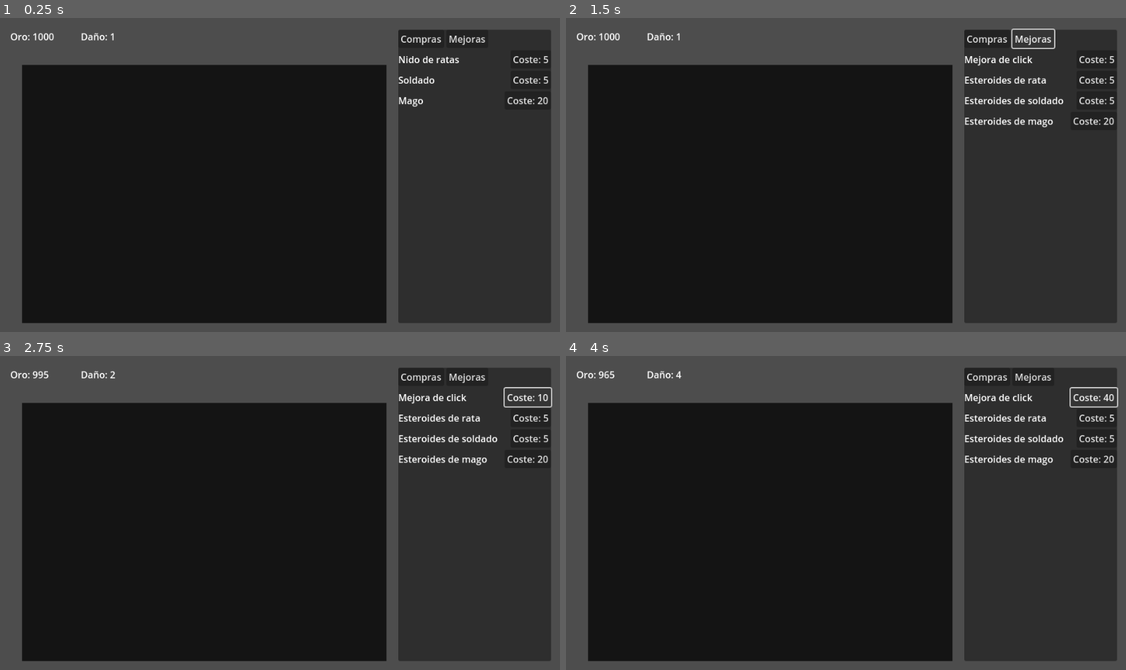
Above: before the commit, frames 1-4 (two rows, left to right).
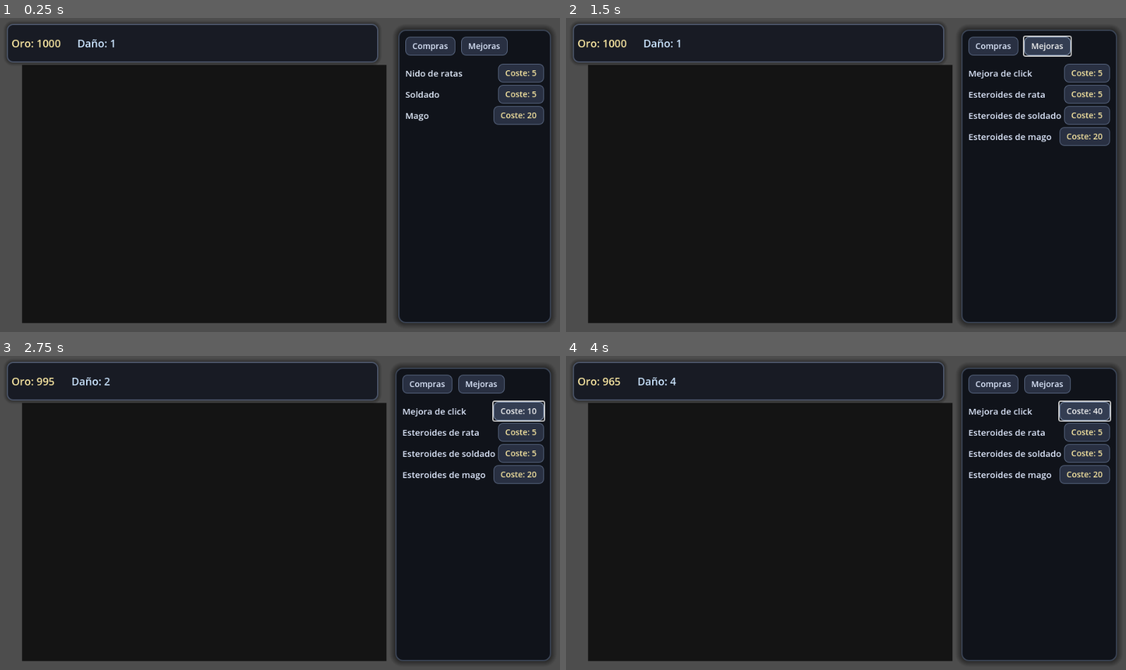
Above: after the commit, the same moments.

Repository: sbg93/Prueba
Game: Godot game, scene res://scenes/Main.tscn
Same seed, same stepped clock (60 frames per second), same inputs: the game is played once before the commit and once after it.
Inputs:
- Up to frame 1 (0.25 s): no input
- Up to frame 2 (1.5 s): click "Compras" at 0.5 s; click "Mejoras" at 1.25 s
- Up to frame 3 (2.75 s): click "Coste: 5" at 2 s
- Up to frame 4 (4 s): click "Coste: 10" at 2.75 s; click "Coste: 20" at 3.5 s

The runs differ from the first frame. In frame 1, 32% of the frame differs, in the area x 1-99%, y 1-98%; in frame 2, 33%; in frame 3, 32%; in frame 4, 32%.

Commit message:
Polish HUD styling

Diff:
--- a/scenes/Main.tscn
+++ b/scenes/Main.tscn
@@ -1,6 +1,106 @@
-[gd_scene load_steps=2 format=3 uid="uid://wyvqlr8vokud"]
+[gd_scene load_steps=8 format=3 uid="uid://wyvqlr8vokud"]
 
 [ext_resource type="Script" uid="uid://cke0l5f01oc54" path="res://scripts/Game.gd" id="1"]
+
+[sub_resource type="StyleBoxFlat" id="1"]
+bg_color = Color(0.09, 0.1, 0.14, 0.95)
+border_width_left = 2
+border_width_top = 2
+border_width_right = 2
+border_width_bottom = 2
+border_color = Color(0.3, 0.34, 0.42, 1)
+corner_radius_top_left = 10
+corner_radius_top_right = 10
+corner_radius_bottom_left = 10
+corner_radius_bottom_right = 10
+expand_margin_left = 6
+expand_margin_top = 6
+expand_margin_right = 6
+expand_margin_bottom = 6
+shadow_color = Color(0, 0, 0, 0.35)
+shadow_size = 6
+
+[sub_resource type="StyleBoxFlat" id="2"]
+bg_color = Color(0.06, 0.07, 0.1, 0.96)
+border_width_left = 2
+border_width_top = 2
+border_width_right = 2
+border_width_bottom = 2
+border_color = Color(0.24, 0.28, 0.35, 1)
+corner_radius_top_left = 12
+corner_radius_top_right = 12
+corner_radius_bottom_left = 12
+corner_radius_bottom_right = 12
+content_margin_left = 12
+content_margin_top = 12
+content_margin_right = 12
+content_margin_bottom = 12
+shadow_color = Color(0, 0, 0, 0.45)
+shadow_size = 10
+
+[sub_resource type="StyleBoxFlat" id="3"]
+bg_color = Color(0.16, 0.19, 0.26, 1)
+border_width_left = 1
+border_width_top = 1
+border_width_right = 1
+border_width_bottom = 1
+border_color = Color(0.38, 0.44, 0.55, 1)
+corner_radius_top_left = 8
+corner_radius_top_right = 8
+corner_radius_bottom_left = 8
+corner_radius_bottom_right = 8
+content_margin_left = 12
+content_margin_right = 12
+content_margin_top = 6
+content_margin_bottom = 6
+
+[sub_resource type="StyleBoxFlat" id="4"]
+bg_color = Color(0.2, 0.24, 0.32, 1)
+border_width_left = 1
+border_width_top = 1
+border_width_right = 1
+border_width_bottom = 1
+border_color = Color(0.6, 0.68, 0.8, 1)
+corner_radius_top_left = 8
+corner_radius_top_right = 8
+corner_radius_bottom_left = 8
+corner_radius_bottom_right = 8
+content_margin_left = 12
+content_margin_right = 12
+content_margin_top = 6
+content_margin_bottom = 6
+
+[sub_resource type="StyleBoxFlat" id="5"]
+bg_color = Color(0.12, 0.15, 0.22, 1)
+border_width_left = 1
+border_width_top = 1
+border_width_right = 1
+border_width_bottom = 1
+border_color = Color(0.32, 0.38, 0.5, 1)
+corner_radius_top_left = 8
+corner_radius_top_right = 8
+corner_radius_bottom_left = 8
+corner_radius_bottom_right = 8
+content_margin_left = 12
+content_margin_right = 12
+content_margin_top = 6
+content_margin_bottom = 6
+
+[sub_resource type="StyleBoxFlat" id="6"]
+bg_color = Color(0.1, 0.12, 0.16, 0.7)
+border_width_left = 1
+border_width_top = 1
+border_width_right = 1
+border_width_bottom = 1
+border_color = Color(0.2, 0.22, 0.28, 0.7)
+corner_radius_top_left = 8
+corner_radius_top_right = 8
+corner_radius_bottom_left = 8
+corner_radius_bottom_right = 8
+content_margin_left = 12
+content_margin_right = 12
+content_margin_top = 6
+content_margin_bottom = 6
 
 [node name="Main" type="Node2D"]
 script = ExtResource("1")
@@ -23,28 +123,38 @@
 grow_vertical = 2
 mouse_filter = 2
 
-[node name="GoldLabel" type="Label" parent="HUD/UIRoot"]
-layout_mode = 0
+[node name="TopBar" type="PanelContainer" parent="HUD/UIRoot"]
+layout_mode = 1
+anchors_preset = 10
+anchor_right = 1.0
 offset_left = 20.0
-offset_top = 20.0
-offset_right = 20.0
-offset_bottom = 20.0
+offset_top = 16.0
+offset_right = -320.0
+offset_bottom = 70.0
+theme_override_styles/panel = SubResource("1")
+
+[node name="TopBarContent" type="HBoxContainer" parent="HUD/UIRoot/TopBar"]
+layout_mode = 2
+theme_override_constants/separation = 28
+
+[node name="GoldLabel" type="Label" parent="HUD/UIRoot/TopBar/TopBarContent"]
+layout_mode = 2
+theme_override_colors/font_color = Color(0.97, 0.9, 0.63, 1)
+theme_override_font_sizes/font_size = 18
 text = "Oro: 0"
 
-[node name="ClickDamageLabel" type="Label" parent="HUD/UIRoot"]
-layout_mode = 0
-offset_left = 140.0
-offset_top = 20.0
-offset_right = 140.0
-offset_bottom = 20.0
+[node name="ClickDamageLabel" type="Label" parent="HUD/UIRoot/TopBar/TopBarContent"]
+layout_mode = 2
+theme_override_colors/font_color = Color(0.8, 0.9, 1, 1)
+theme_override_font_sizes/font_size = 18
 text = "Daño: 1"
 
-[node name="PlacementLabel" type="Label" parent="HUD/UIRoot"]
-layout_mode = 0
-offset_left = 20.0
-offset_top = 48.0
-offset_right = 20.0
-offset_bottom = 48.0
+[node name="PlacementLabel" type="Label" parent="HUD/UIRoot/TopBar/TopBarContent"]
+layout_mode = 2
+size_flags_horizontal = 3
+theme_override_colors/font_color = Color(0.88, 0.92, 0.98, 1)
+theme_override_font_sizes/font_size = 16
+horizontal_alignment = 2
 
 [node name="Sidebar" type="PanelContainer" parent="HUD/UIRoot"]
 layout_mode = 1
@@ -58,20 +168,35 @@
 offset_bottom = -20.0
 grow_horizontal = 0
 grow_vertical = 2
+theme_override_styles/panel = SubResource("2")
 
 [node name="SidebarContent" type="VBoxContainer" parent="HUD/UIRoot/Sidebar"]
 layout_mode = 2
+theme_override_constants/separation = 14
 
 [node name="TabButtons" type="HBoxContainer" parent="HUD/UIRoot/Sidebar/SidebarContent"]
 layout_mode = 2
 size_flags_horizontal = 3
+theme_override_constants/separation = 10
 
 [node name="PurchasesTabButton" type="Button" parent="HUD/UIRoot/Sidebar/SidebarContent/TabButtons"]
 layout_mode = 2
+theme_override_colors/font_color = Color(0.88, 0.92, 1, 1)
+theme_override_font_sizes/font_size = 14
+theme_override_styles/disabled = SubResource("6")
+theme_override_styles/hover = SubResource("4")
+theme_override_styles/normal = SubResource("3")
+theme_override_styles/pressed = SubResource("5")
 text = "Compras"
 
 [node name="UpgradesTabButton" type="Button" parent="HUD/UIRoot/Sidebar/SidebarContent/TabButtons"]
 layout_mode = 2
+theme_override_colors/font_color = Color(0.88, 0.92, 1, 1)
+theme_override_font_sizes/font_size = 14
+theme_override_styles/disabled = SubResource("6")
+theme_override_styles/hover = SubResource("4")
+theme_override_styles/normal = SubResource("3")
+theme_override_styles/pressed = SubResource("5")
 text = "Mejoras"
 
 [node name="PurchasesList" type="VBoxContainer" parent="HUD/UIRoot/Sidebar/SidebarContent"]
@@ -84,10 +209,18 @@
 [node name="RatNestLabel" type="Label" parent="HUD/UIRoot/Sidebar/SidebarContent/PurchasesList/RatNestRow"]
 layout_mode = 2
 size_flags_horizontal = 3
+theme_override_colors/font_color = Color(0.9, 0.94, 1, 1)
+theme_override_font_sizes/font_size = 15
 text = "Nido de ratas"
 
 [node name="RatNestBuyButton" type="Button" parent="HUD/UIRoot/Sidebar/SidebarContent/PurchasesList/RatNestRow"]
 layout_mode = 2
+theme_override_colors/font_color = Color(0.97, 0.9, 0.63, 1)
+theme_override_font_sizes/font_size = 14
+theme_override_styles/disabled = SubResource("6")
+theme_override_styles/hover = SubResource("4")
+theme_override_styles/normal = SubResource("3")
+theme_override_styles/pressed = SubResource("5")
 text = "5"
 
 [node name="SoldierRow" type="HBoxContainer" parent="HUD/UIRoot/Sidebar/SidebarContent/PurchasesList"]
@@ -96,10 +229,18 @@
 [node name="SoldierLabel" type="Label" parent="HUD/UIRoot/Sidebar/SidebarContent/PurchasesList/SoldierRow"]
 layout_mode = 2
 size_flags_horizontal = 3
+theme_override_colors/font_color = Color(0.9, 0.94, 1, 1)
+theme_override_font_sizes/font_size = 15
 text = "Soldado"
 
 [node name="SoldierBuyButton" type="Button" parent="HUD/UIRoot/Sidebar/SidebarContent/PurchasesList/SoldierRow"]
 layout_mode = 2
+theme_override_colors/font_color = Color(0.97, 0.9, 0.63, 1)
+theme_override_font_sizes/font_size = 14
+theme_override_styles/disabled = SubResource("6")
+theme_override_styles/hover = SubResource("4")
+theme_override_styles/normal = SubResource("3")
+theme_override_styles/pressed = SubResource("5")
 text = "5"
 
 [node name="MageRow" type="HBoxContainer" parent="HUD/UIRoot/Sidebar/SidebarContent/PurchasesList"]
@@ -108,10 +249,18 @@
 [node name="MageLabel" type="Label" parent="HUD/UIRoot/Sidebar/SidebarContent/PurchasesList/MageRow"]
 layout_mode = 2
 size_flags_horizontal = 3
+theme_override_colors/font_color = Color(0.9, 0.94, 1, 1)
+theme_override_font_sizes/font_size = 15
 text = "Mago"
 
 [node name="MageBuyButton" type="Button" parent="HUD/UIRoot/Sidebar/SidebarContent/PurchasesList/MageRow"]
 layout_mode = 2
+theme_override_colors/font_color = Color(0.97, 0.9, 0.63, 1)
+theme_override_font_sizes/font_size = 14
+theme_override_styles/disabled = SubResource("6")
+theme_override_styles/hover = SubResource("4")
+theme_override_styles/normal = SubResource("3")
+theme_override_styles/pressed = SubResource("5")
 text = "20"
 
 [node name="UpgradesList" type="VBoxContainer" parent="HUD/UIRoot/Sidebar/SidebarContent"]
@@ -124,10 +273,18 @@
 [node name="ClickUpgradeLabel" type="Label" parent="HUD/UIRoot/Sidebar/SidebarContent/UpgradesList/ClickUpgradeRow"]
 layout_mode = 2
 size_flags_horizontal = 3
+theme_override_colors/font_color = Color(0.88, 0.92, 1, 1)
+theme_override_font_sizes/font_size = 15
 text = "Mejora de click"
 
 [node name="ClickUpgradeButton" type="Button" parent="HUD/UIRoot/Sidebar/SidebarContent/UpgradesList/ClickUpgradeRow"]
 layout_mode = 2
+theme_override_colors/font_color = Color(0.97, 0.9, 0.63, 1)
+theme_override_font_sizes/font_size = 14
+theme_override_styles/disabled = SubResource("6")
+theme_override_styles/hover = SubResource("4")
+theme_override_styles/normal = SubResource("3")
+theme_override_styles/pressed = SubResource("5")
 text = "5"
 
 [node name="RatSteroidsRow" type="HBoxContainer" parent="HUD/UIRoot/Sidebar/SidebarContent/UpgradesList"]
@@ -136,10 +293,18 @@
 [node name="RatSteroidsLabel" type="Label" parent="HUD/UIRoot/Sidebar/SidebarContent/UpgradesList/RatSteroidsRow"]
 layout_mode = 2
 size_flags_horizontal = 3
+theme_override_colors/font_color = Color(0.88, 0.92, 1, 1)
+theme_override_font_sizes/font_size = 15
 text = "Esteroides de rata"
 
 [node name="RatSteroidsButton" type="Button" parent="HUD/UIRoot/Sidebar/SidebarContent/UpgradesList/RatSteroidsRow"]
 layout_mode = 2
+theme_override_colors/font_color = Color(0.97, 0.9, 0.63, 1)
+theme_override_font_sizes/font_size = 14
+theme_override_styles/disabled = SubResource("6")
+theme_override_styles/hover = SubResource("4")
+theme_override_styles/normal = SubResource("3")
+theme_override_styles/pressed = SubResource("5")
 text = "5"
 
 [node name="SoldierSteroidsRow" type="HBoxContainer" parent="HUD/UIRoot/Sidebar/SidebarContent/UpgradesList"]
@@ -148,10 +313,18 @@
 [node name="SoldierSteroidsLabel" type="Label" parent="HUD/UIRoot/Sidebar/SidebarContent/UpgradesList/SoldierSteroidsRow"]
 layout_mode = 2
 size_flags_horizontal = 3
+theme_override_colors/font_color = Color(0.88, 0.92, 1, 1)
+theme_override_font_sizes/font_size = 15
 text = "Esteroides de soldado"
 
 [node name="SoldierSteroidsButton" type="Button" parent="HUD/UIRoot/Sidebar/SidebarContent/UpgradesList/SoldierSteroidsRow"]
 layout_mode = 2
+theme_override_colors/font_color = Color(0.97, 0.9, 0.63, 1)
+theme_override_font_sizes/font_size = 14
+theme_override_styles/disabled = SubResource("6")
+theme_override_styles/hover = SubResource("4")
+theme_override_styles/normal = SubResource("3")
+theme_override_styles/pressed = SubResource("5")
 text = "5"
 
 [node name="MageSteroidsRow" type="HBoxContainer" parent="HUD/UIRoot/Sidebar/SidebarContent/UpgradesList"]
@@ -160,8 +333,16 @@
 [node name="MageSteroidsLabel" type="Label" parent="HUD/UIRoot/Sidebar/SidebarContent/UpgradesList/MageSteroidsRow"]
 layout_mode = 2
 size_flags_horizontal = 3
+theme_override_colors/font_color = Color(0.88, 0.92, 1, 1)
+theme_override_font_sizes/font_size = 15
 text = "Esteroides de mago"
 
 [node name="MageSteroidsButton" type="Button" parent="HUD/UIRoot/Sidebar/SidebarContent/UpgradesList/MageSteroidsRow"]
 layout_mode = 2
+theme_override_colors/font_color = Color(0.97, 0.9, 0.63, 1)
+theme_override_font_sizes/font_size = 14
+theme_override_styles/disabled = SubResource("6")
+theme_override_styles/hover = SubResource("4")
+theme_override_styles/normal = SubResource("3")
+theme_override_styles/pressed = SubResource("5")
 text = "20"
--- a/scripts/Game.gd
+++ b/scripts/Game.gd
@@ -25,9 +25,9 @@
 @export var playfield_rect := Rect2(Vector2(40, 80), Vector2(620, 440))
 
 @onready var playfield: Node2D = $Playfield
-@onready var gold_label: Label = $HUD/UIRoot/GoldLabel
-@onready var click_damage_label: Label = $HUD/UIRoot/ClickDamageLabel
-@onready var placement_label: Label = $HUD/UIRoot/PlacementLabel
+@onready var gold_label: Label = $HUD/UIRoot/TopBar/TopBarContent/GoldLabel
+@onready var click_damage_label: Label = $HUD/UIRoot/TopBar/TopBarContent/ClickDamageLabel
+@onready var placement_label: Label = $HUD/UIRoot/TopBar/TopBarContent/PlacementLabel
 @onready var purchases_tab_button: Button = $HUD/UIRoot/Sidebar/SidebarContent/TabButtons/PurchasesTabButton
 @onready var upgrades_tab_button: Button = $HUD/UIRoot/Sidebar/SidebarContent/TabButtons/UpgradesTabButton
 @onready var purchases_list: VBoxContainer = $HUD/UIRoot/Sidebar/SidebarContent/PurchasesList
